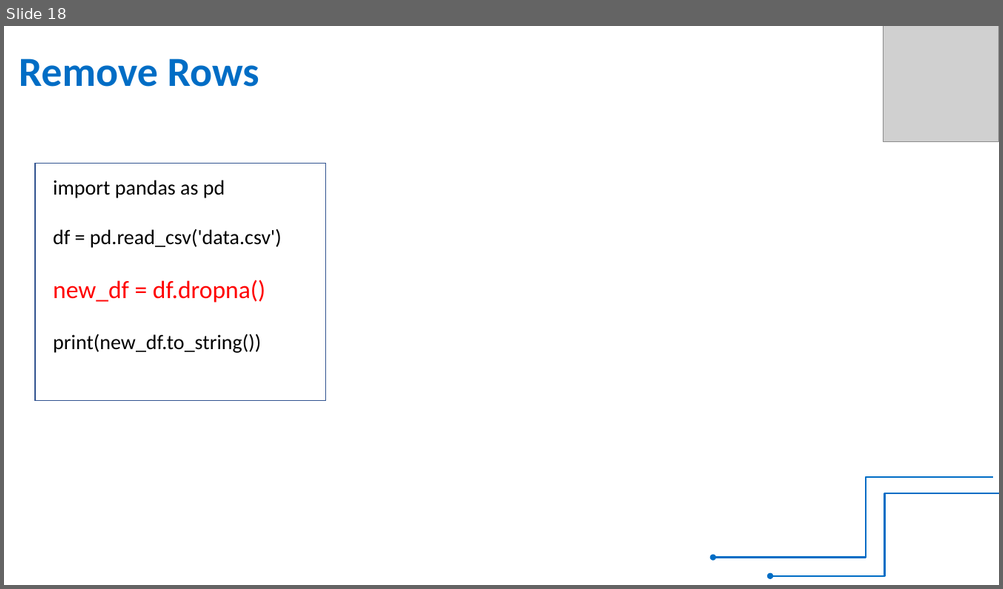
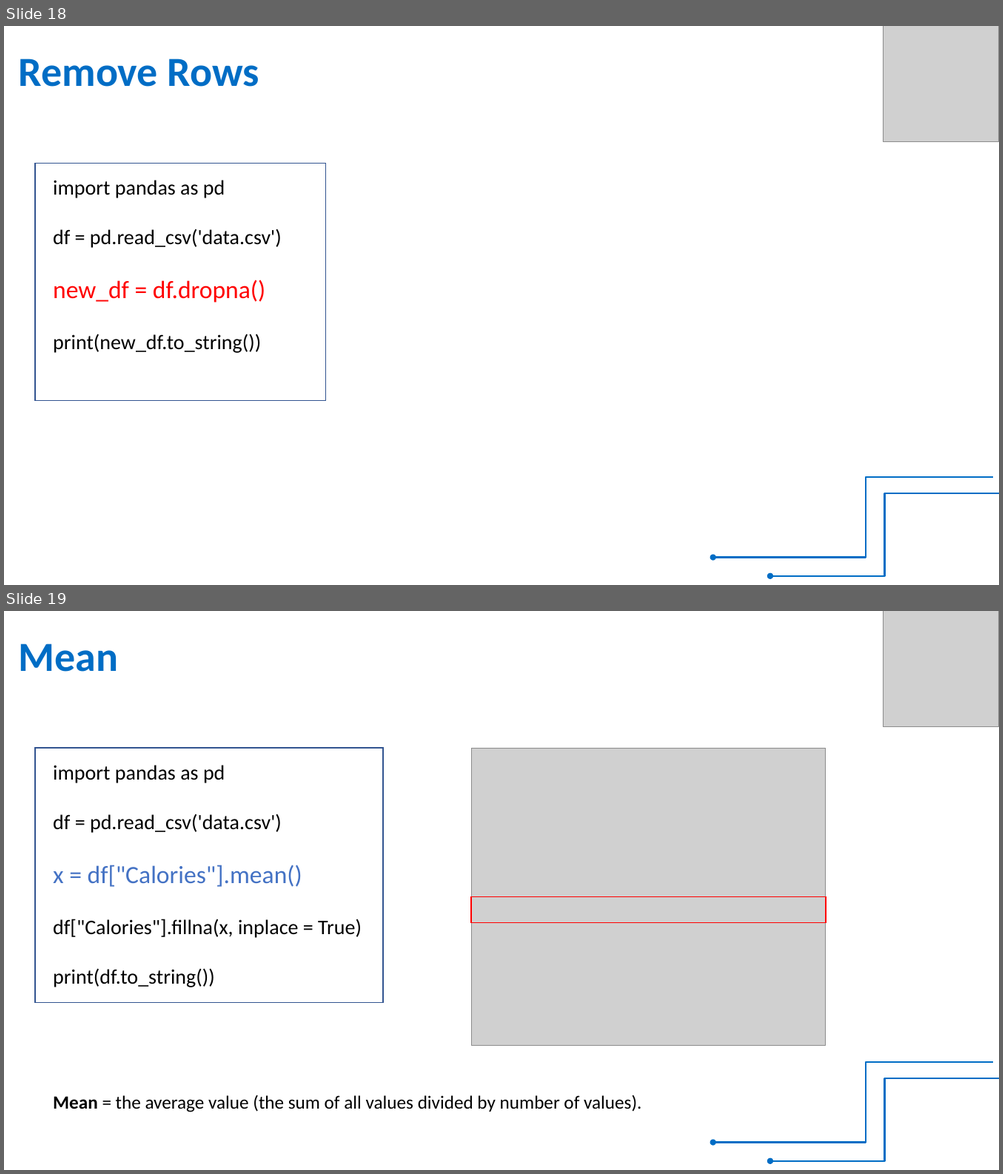
Before and after one commit to RIGTraining/PythonClass, a slide deck: pandas.pptx. Shown one above the other, each under a label of ours: slide 18 before the commit, slides 18 and 19 after it. The pictures are 1003x589 and 1003x1174 pixels, drawn with LibreOffice and Linux fonts; fonts in the diff are those of the drawing; grey boxes stand for pictures. Boxes give left, top, right and bottom in pixels: in the first picture for what was removed or moved away, otherwise in the second. Text is boxed around its words. In the diff, an @@ line names an element or a change of style, - is before the commit and + after.

Commit message:
pandas
pandas

```diff
--- a/pandas.pptx
+++ b/pandas.pptx
@@ slide 19 added at <box>4,611,999,1170</box>, background #FFFFFF @@
@@ picture added at <box>883,611,999,726</box> @@
@@ text added at <box>19,644,119,672</box>, 40 pt, text #006DC5, bold @@
+Mean
@@ rectangle added at <box>35,749,383,1003</box>, outline #325491 1 pt @@
@@ text added at <box>53,765,361,988</box>, 20 pt, text #000000 @@
+import pandas as pd
+df = pd.read_csv('data.csv')
+x = df["Calories"].mean()
+df["Calories"].fillna(x, inplace = True)
+print(df.to_string())
@@ picture added at <box>471,749,825,1046</box> @@
@@ rectangle added at <box>471,897,825,923</box>, outline #FF0000 1 pt @@
@@ elbow arrow added from (993, 1062) to (713, 1143), #006DC5 1.5 pt @@
@@ text added at <box>53,1095,641,1113</box>, 18 pt, text #000000 @@
+Mean = the average value (the sum of all values divided by number of values).
@@ elbow arrow added from (999, 1079) to (770, 1162), #006DC5 1.5 pt @@
```
Also in this commit, not shown: 1 slide changed, 4 other slides added, 1 other file.
